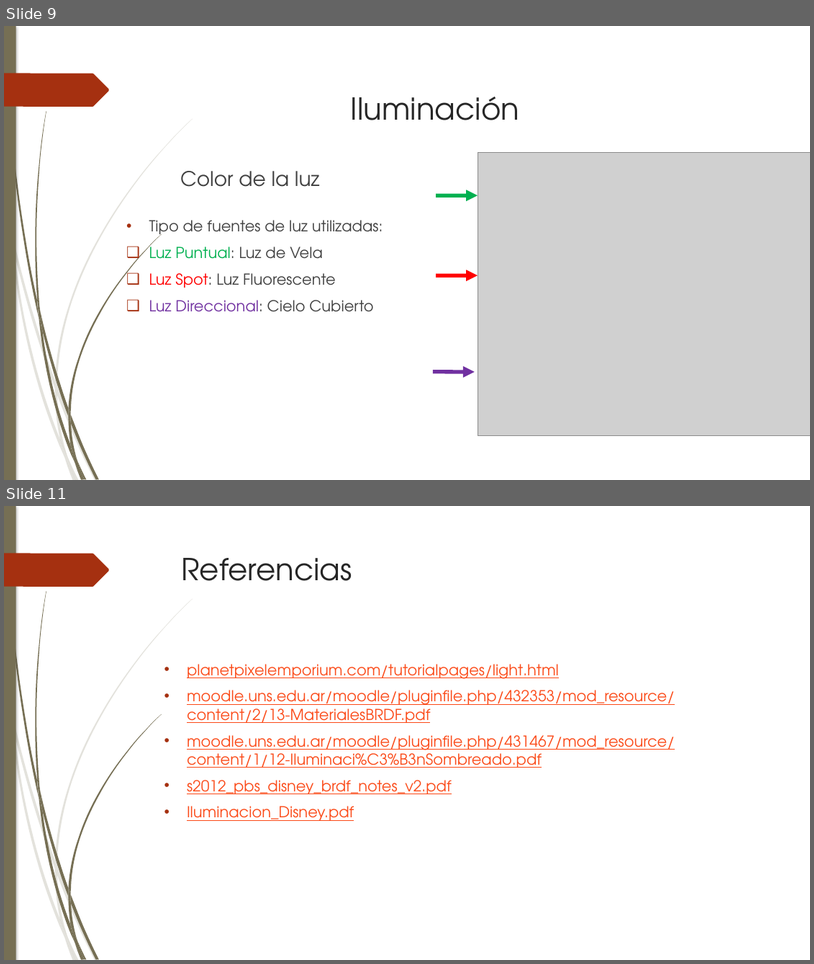
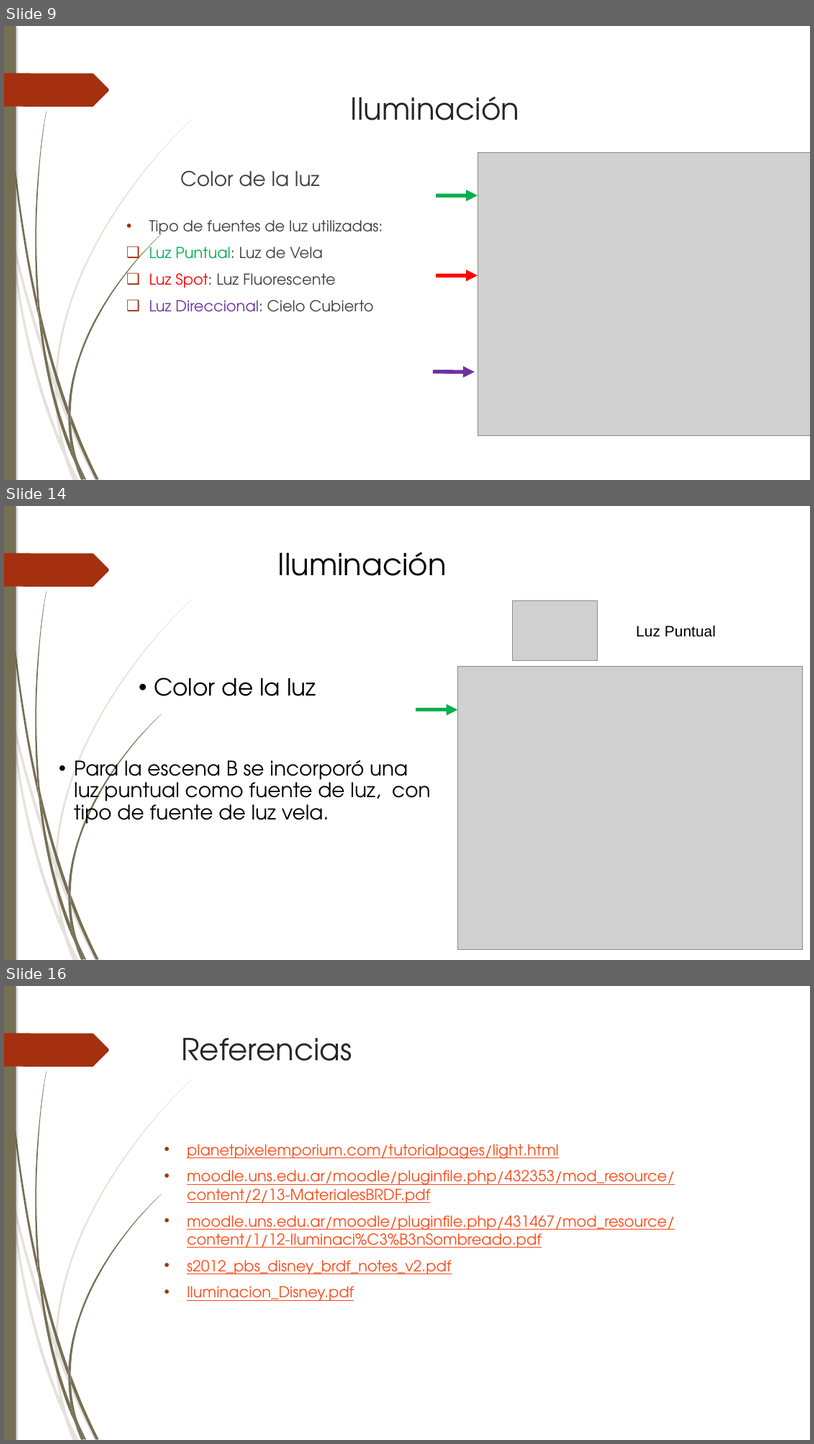
Before and after one commit to Barbmatt/Proyecto2, a slide deck: Presentación/Presentacion Proyecto 2 - editada.pptx. Shown one above the other, each under a label of ours: slides 9 and 11 before the commit, slides 9, 14 and 16 after it; the slides between them are not shown. The pictures are 814x964 and 814x1444 pixels, drawn with LibreOffice and Linux fonts; fonts in the diff are those of the drawing; grey boxes stand for pictures. Boxes give left, top, right and bottom in pixels: in the first picture for what was removed or moved away, otherwise in the second. Text is boxed around its words. In the diff, an @@ line names an element or a change of style, - is before the commit and + after.

Commit message:
PowerPoint Escena :a: :b:
Falta descripción de materiales para la escena B

```diff
--- a/Presentación/Presentacion Proyecto 2 - editada.pptx
+++ b/Presentación/Presentacion Proyecto 2 - editada.pptx
@@ slide 14 added at [4, 506, 810, 960], background #FFFFFF; not listed: 24 template elements that a slide beside it also shows @@
@@ title added at [278, 552, 447, 576], 36 pt, text #000000 @@
+Iluminación
@@ picture added at [513, 601, 599, 660] @@
@@ text added at [636, 625, 716, 637], 18 pt, text #000000 @@
+Luz Puntual
@@ text added at [154, 677, 316, 696], 28 pt, text #000000 @@
+• Color de la luz
@@ picture added at [458, 667, 803, 950] @@
@@ arrow added from (416, 710) to (458, 710), #00B050 4.5 pt @@
@@ text added at [74, 754, 431, 829], 24 pt, text #000000 @@
+• Para la escena B se incorporó una luz puntual como fuente de luz, con tipo de fuente de luz vela.
@@ what was slide 11 is now slide 16 @@
```
Also in this commit, not shown: 5 slides changed, 5 other slides added, 1 slide removed, 9 other files.
